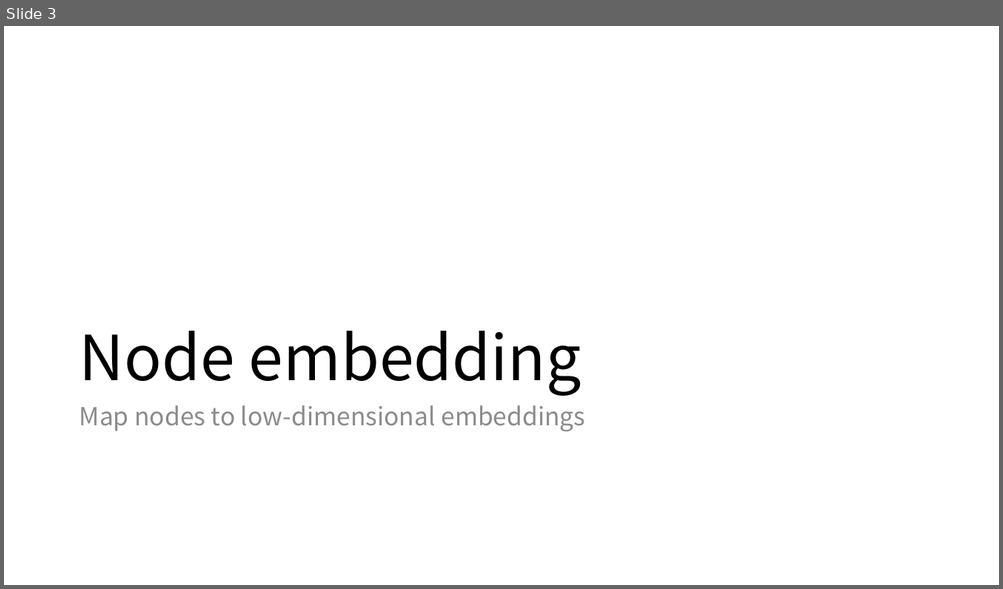
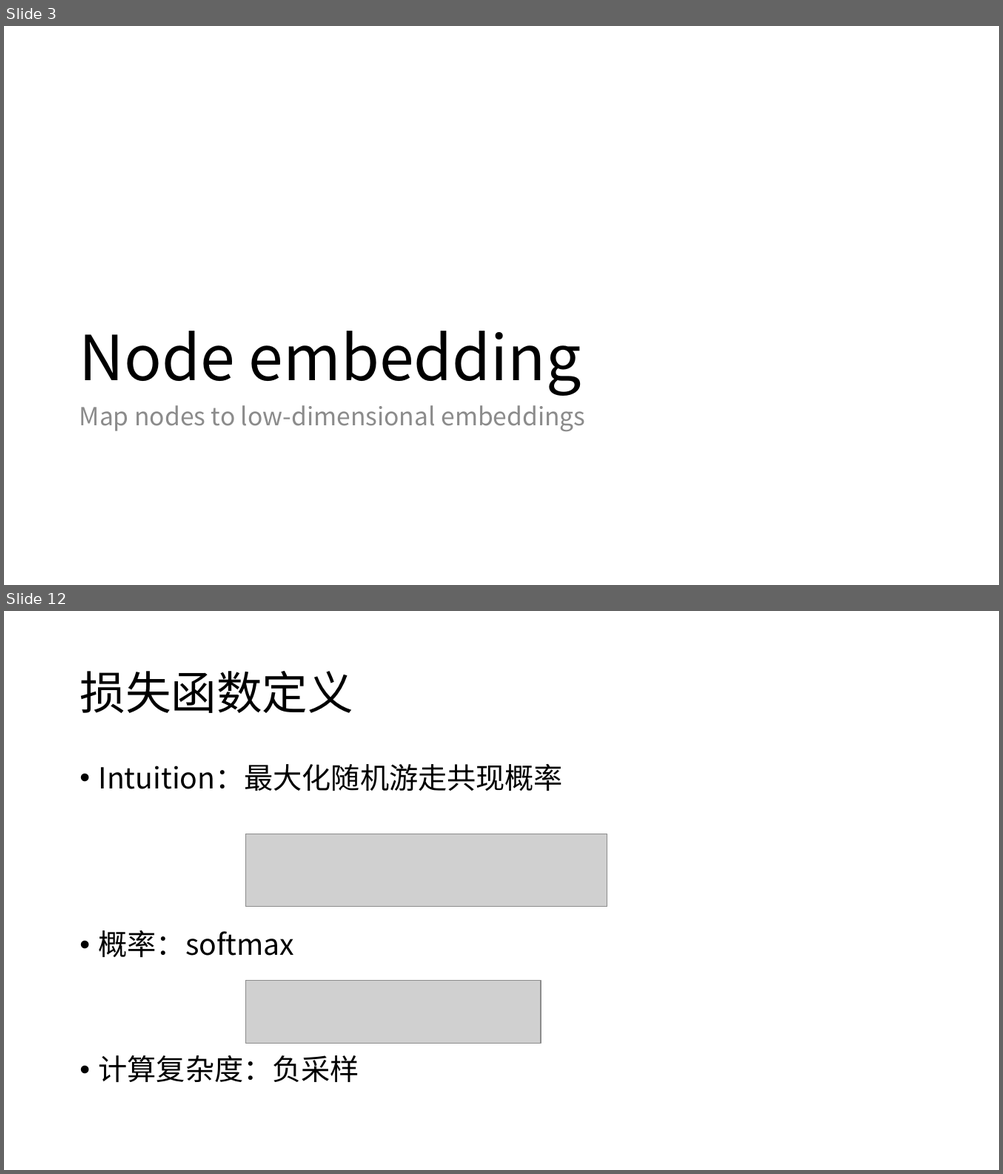
Before and after one commit to shmilysyq/rcmd_paper, a slide deck: embedding/graph embedding/Representation Learning on Graphs.pptx. Shown one above the other, each under a label of ours: slide 3 before the commit, slides 3 and 12 after it; the slides between them are not shown. The pictures are 1003x589 and 1003x1174 pixels, drawn with LibreOffice and Linux fonts; fonts in the diff are those of the drawing; grey boxes stand for pictures. Boxes give left, top, right and bottom in pixels: in the first picture for what was removed or moved away, otherwise in the second. Text is boxed around its words. In the diff, an @@ line names an element or a change of style, - is before the commit and + after.

```diff
--- a/embedding/graph embedding/Representation Learning on Graphs.pptx
+++ b/embedding/graph embedding/Representation Learning on Graphs.pptx
@@ slide 12 added at [4, 611, 999, 1170], background #FFFFFF @@
@@ title added at [79, 671, 353, 713], 44 pt, text #000000 @@
+损失函数定义
@@ text added at [99, 764, 563, 1082], 28 pt, text #000000 @@
+• Intuition：最大化随机游走共现概率
+• 概率：softmax
+• 计算复杂度：负采样
@@ picture added at [246, 834, 607, 906] @@
@@ picture added at [246, 981, 540, 1044] @@
```
Also in this commit, not shown: 23 other slides added.
